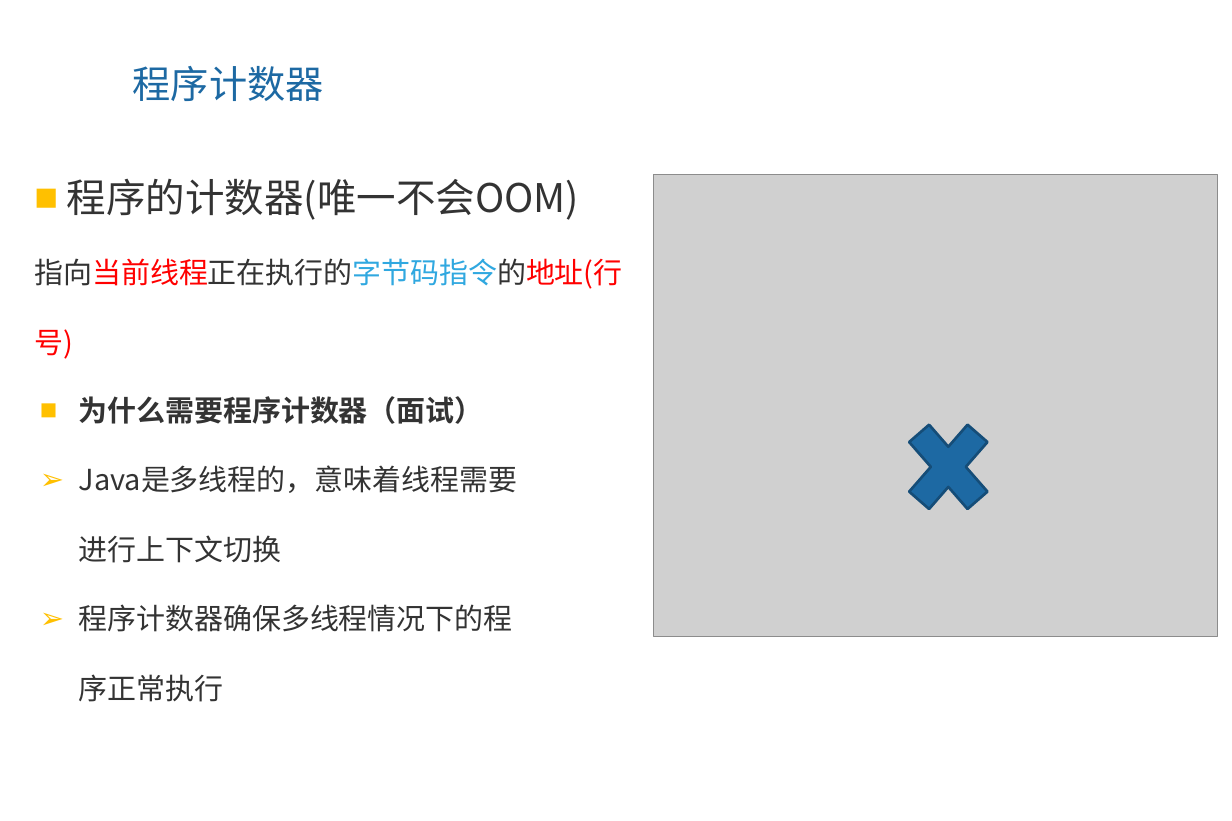
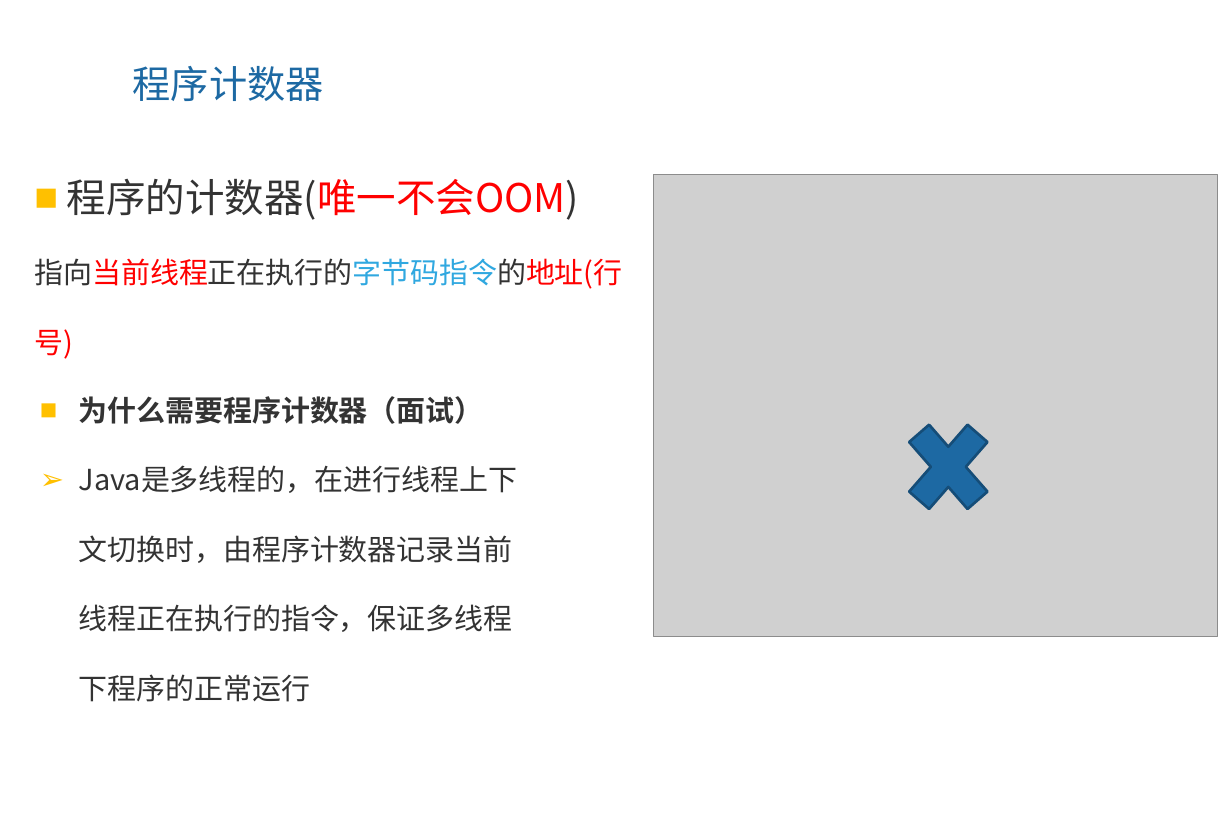
Before and after one commit to ZhangShenao/architect, a slide deck: slide 9 of architect/jvm/1、虚拟机的前世今生，深入理解JVM内存区域.pptx. Drawn at 1232x821 pixels with LibreOffice and Linux fonts; fonts in the diff are those of the drawing; grey boxes stand for pictures; background and template pictures are left out. Boxes give left, top, right and bottom in pixels: in the first picture for what was removed or moved away, otherwise in the second. Text is boxed around its words. In the diff, an @@ line names an element or a change of style, - is before the commit and + after.

```diff
--- a/architect/jvm/1、虚拟机的前世今生，深入理解JVM内存区域.pptx
+++ b/architect/jvm/1、虚拟机的前世今生，深入理解JVM内存区域.pptx
@@ text at [67, 179, 580, 220]: text colour #333333 to #FF0000 in "程序的计数器(唯一不会OOM)" @@
@@ text at [79, 465, 517, 702]: text changed @@
-➢ Java是多线程的，意味着线程需要进行上下文切换
-➢ 程序计数器确保多线程情况下的程序正常执行
+➢ Java是多线程的，在进行线程上下文切换时，由程序计数器记录当前线程正在执行的指令，保证多线程下程序的正常运行
```
Also in this commit, not shown: 12 other slides changed, 5 other files.
